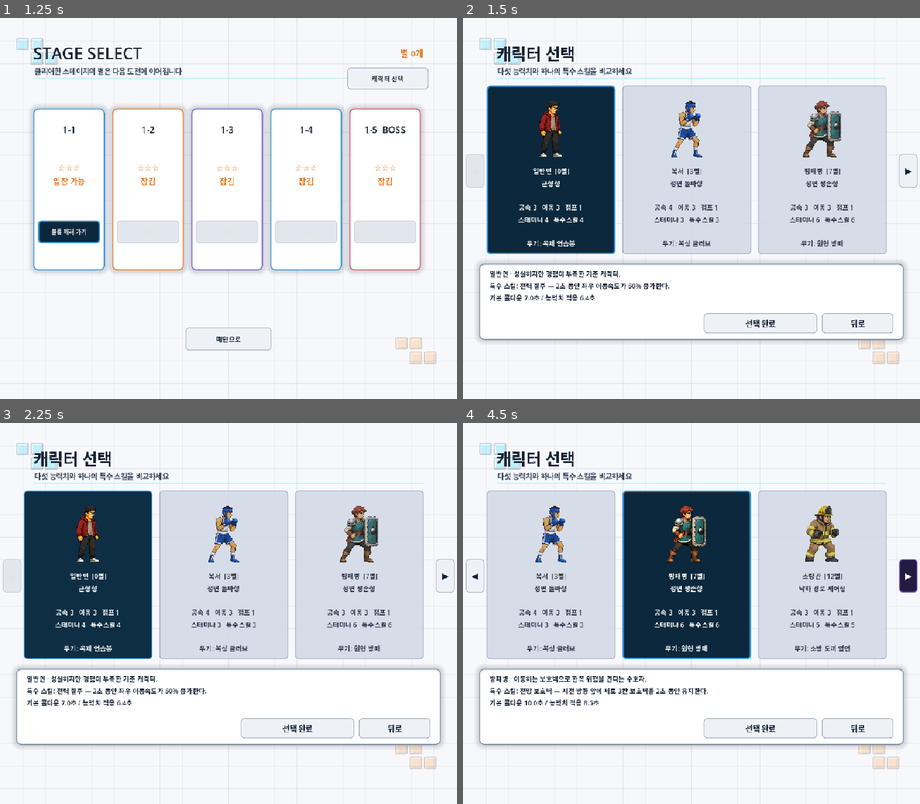
Above: before the commit, frames 1-4 (two rows, left to right).
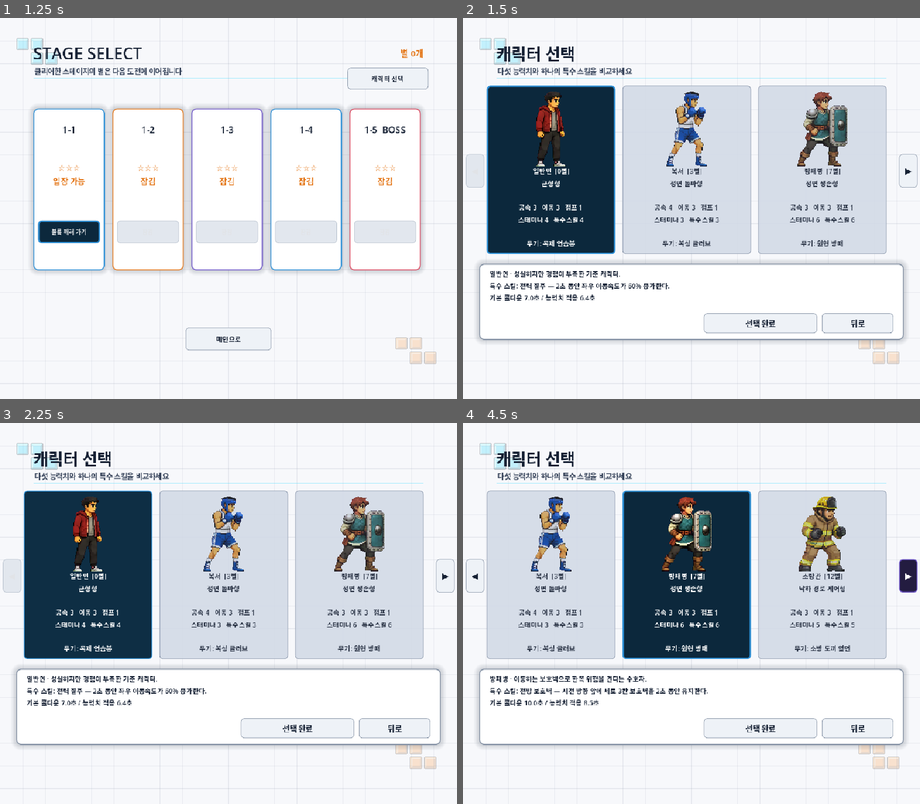
Above: after the commit, the same moments.

Repository: ydev2388/player_tetris
Game: Godot game, scene res://start_screen/scenes/start_screen.tscn
Two runs of this game, one before a commit and one after it. Both use one fixed random seed, a clock stepped at 60 frames per second and the inputs below.
Inputs:
- Up to frame 1 (1.25 s): click "GAME START" at 0.5 s
- Up to frame 2 (1.5 s): click "캐릭터 선택" at 1.25 s
- Up to frame 3 (2.25 s): click "일반인 [0별] 균형형 공속 3 이동 3 점프 1 스…" at 2 s
- Up to frame 4 (4.5 s): click "복서 [3별] 정면 돌파형 공속 4 이동 3 점프 1…" at 2.75 s; click "방패병 [7별] 정면 생존형 공속 3 이동 3 점프 …" at 3.5 s; click "▶" at 4.25 s

Frame 1 is identical in both runs. In frame 2, 2.3% of the frame differs, in the area x 16-85%, y 19-39%; in frame 3, 2.3%; in frame 4, 2.8%, in the area x 14-84%, y 19-39%.

Commit message:
fix: normalize sprite presentation across UI

Diff:
--- a/scripts/character_animation_data.gd
+++ b/scripts/character_animation_data.gd
@@ -15,6 +15,8 @@
 const DEFAULT_CHARACTER_ID: String = "normal"
 const FRAME_SIZE: float = 128.0
 const FRAME_DISPLAY_SIZE: Vector2 = Vector2(FRAME_SIZE, FRAME_SIZE)
+const FRAME_ALPHA_THRESHOLD: float = 0.5
+static var _visible_region_cache: Dictionary = {}
 const VISIBLE_HEIGHTS: Dictionary = {
 	IDLE: 96.0,
 	ATTACK: 96.0,
@@ -219,3 +221,47 @@
 	else:
 		frame_index = mini(frame_index, frames.size() - 1)
 	return frames[frame_index]
+
+
+static func visible_region_for(
+	state: String,
+	elapsed: float,
+	character_id: String = DEFAULT_CHARACTER_ID
+) -> Rect2:
+	var frame_region: Rect2 = region_for(state, elapsed, character_id)
+	var texture: Texture2D = texture_for(state, character_id)
+	var cache_key: String = "%s:%d:%d:%d:%d" % [
+		texture.resource_path,
+		int(frame_region.position.x),
+		int(frame_region.position.y),
+		int(frame_region.size.x),
+		int(frame_region.size.y),
+	]
+	if _visible_region_cache.has(cache_key):
+		return _visible_region_cache[cache_key] as Rect2
+
+	var image: Image = texture.get_image()
+
+	var min_x: int = int(frame_region.size.x)
+	var min_y: int = int(frame_region.size.y)
+	var max_x: int = -1
+	var max_y: int = -1
+	var source_left: int = int(frame_region.position.x)
+	var source_top: int = int(frame_region.position.y)
+	for pixel_y: int in range(int(frame_region.size.y)):
+		for pixel_x: int in range(int(frame_region.size.x)):
+			if image.get_pixel(source_left + pixel_x, source_top + pixel_y).a < FRAME_ALPHA_THRESHOLD:
+				continue
+			min_x = mini(min_x, pixel_x)
+			min_y = mini(min_y, pixel_y)
+			max_x = maxi(max_x, pixel_x)
+			max_y = maxi(max_y, pixel_y)
+
+	var visible_region: Rect2 = frame_region
+	if max_x >= min_x and max_y >= min_y:
+		visible_region = Rect2(
+			frame_region.position + Vector2(float(min_x), float(min_y)),
+			Vector2(float(max_x - min_x + 1), float(max_y - min_y + 1))
+		)
+	_visible_region_cache[cache_key] = visible_region
+	return visible_region
--- a/scripts/game_view.gd
+++ b/scripts/game_view.gd
@@ -92,7 +92,6 @@
 const BOSS_THORN_FRAME_INTERVAL: float = 0.1
 const BOSS_THORN_FRAME_SEQUENCE: Array[int] = [0, 1, 2, 3, 3, 2, 1, 0]
 const HEART_DISPLAY_SIZE: Vector2 = Vector2(16.0, 16.0)
-const CHARACTER_SOURCE_RECT: Rect2 = Rect2(0.0, 0.0, 128.0, 128.0) # idle 0 frame.
 
 # main.tscn의 자식 노드 참조. C++에서 scene dependency를 pointer로 캐시한 것과 같다.
 @onready var controller: MainGameController = $GameController # 표시할 게임 상태의 소유자.
@@ -653,11 +652,28 @@
 ## 순서: atlas의 초상 영역을 destination rect에 draw → 그 위에 캐릭터 제목 draw_string.
 ## 결과: 게임 상태와 무관한 캐릭터 식별 카드가 표시된다.
 func _draw_character_card() -> void:
-	var portrait_rect: Rect2 = Rect2(Vector2(696.0, 520.0), Vector2(108.0, 196.0))
+	var source_region: Rect2 = MainCharacterAnimationData.visible_region_for(
+		MainCharacterAnimationData.IDLE,
+		0.0,
+		character.character_id
+	)
+	var portrait_bounds: Rect2 = Rect2(Vector2(690.0, 552.0), Vector2(120.0, 164.0))
+	var portrait_scale: float = minf(
+		portrait_bounds.size.x / source_region.size.x,
+		portrait_bounds.size.y / source_region.size.y
+	)
+	var portrait_size: Vector2 = source_region.size * portrait_scale
+	var portrait_rect: Rect2 = Rect2(
+		Vector2(
+			portrait_bounds.position.x + (portrait_bounds.size.x - portrait_size.x) * 0.5,
+			portrait_bounds.end.y - portrait_size.y
+		),
+		portrait_size
+	)
 	draw_texture_rect_region(
 		MainCharacterAnimationData.texture_for(MainCharacterAnimationData.IDLE, character.character_id),
 		portrait_rect,
-		CHARACTER_SOURCE_RECT
+		source_region
 	)
 	draw_string(
 		_system_font,
--- a/start_screen/scripts/start_screen.gd
+++ b/start_screen/scripts/start_screen.gd
@@ -1579,7 +1579,11 @@
 			MainCharacterAnimationData.IDLE,
 			character_id
 		)
-		portrait_texture.region = PORTRAIT_SOURCE
+		portrait_texture.region = MainCharacterAnimationData.visible_region_for(
+			MainCharacterAnimationData.IDLE,
+			0.0,
+			character_id
+		)
 		var portrait := TextureRect.new()
 		portrait.position = Vector2(47.0, 12.0)
 		portrait.size = Vector2(176.0, 158.0)
--- a/start_screen/scripts/tutorial_canvas.gd
+++ b/start_screen/scripts/tutorial_canvas.gd
@@ -873,7 +873,7 @@
 	rotation_radians: float = 0.0
 ) -> void:
 	var texture: Texture2D = ANIMATION_DATA.texture_for(state) # state가 선택한 sprite atlas.
-	var source_region: Rect2 = ANIMATION_DATA.region_for(state, elapsed) # elapsed에 해당하는 source frame.
+	var source_region: Rect2 = ANIMATION_DATA.visible_region_for(state, elapsed) # elapsed에 해당하는 source frame.
 	var source_aspect: float = source_region.size.x / source_region.size.y # 찌그러짐 방지 비율.
 	var target_size: Vector2 = bounds.size # aspect-fit 계산으로 줄어들 destination 크기.
 	if target_size.x / target_size.y > source_aspect:
--- a/tests/main_game_test.gd
+++ b/tests/main_game_test.gd
@@ -14,6 +14,15 @@
 const CLOCK_GEAR_VFX: Texture2D = preload("res://assets/sprites/effects/clockmaker/clock_gear_ring.png")
 const SHURIKEN_SPIN_VFX: Texture2D = preload("res://assets/sprites/effects/ninja/shuriken_spin.png")
 const SHURIKEN_IMPACT_VFX: Texture2D = preload("res://assets/sprites/effects/ninja/shuriken_impact.png")
+const SPRINT_VFX: Texture2D = preload("res://assets/sprites/effects/normal/sprint_vfx.png")
+const GUARD_BREAK_VFX: Texture2D = preload("res://assets/sprites/effects/boxer/guard_break_impact.png")
+const SHIELD_BARRIER_VFX: Texture2D = preload("res://assets/sprites/effects/shield_guard/shield_barrier.png")
+const HOSE_VFX: Texture2D = preload("res://assets/sprites/effects/firefighter/hose_overlay.png")
+const WATER_PATH_VFX: Texture2D = preload("res://assets/sprites/effects/firefighter/water_path.png")
+const CLEANUP_VFX: Texture2D = preload("res://assets/sprites/effects/cleaner/cleanup_dust.png")
+const PAN_TOSS_UP_VFX: Texture2D = preload("res://assets/sprites/effects/chef/pan_toss_up.png")
+const PAN_TOSS_DOWN_VFX: Texture2D = preload("res://assets/sprites/effects/chef/pan_toss_down.png")
+const PAN_TOSS_FAILURE_VFX: Texture2D = preload("res://assets/sprites/effects/chef/pan_toss_failure.png")
 
 var _checks: int = 0 # 수행한 assertion 총수.
 var _failures: int = 0 # false였던 assertion 수이자 process exit code.
@@ -211,6 +220,7 @@
 			and SHURIKEN_IMPACT_VFX.get_height() == 128,
 		"시계공·닌자 VFX 시트가 지정된 frame 크기와 행 구성을 지킨다."
 	)
+	_test_sprite_atlas_contracts()
 	_test_spawn_side_margin()
 	await _test_release_punch()
 	await _test_beta_specials()
@@ -314,6 +324,101 @@
 ## 상황: 실제 main scene에서 X press/release와 hitbox 기반 피스 이동을 검증할 때 호출된다.
 ## 순서: scene 생성/정지 → 맞는 위치의 hit → 빗나가는 위치의 miss → audio/node 정리.
 ## 결과: release 전에는 움직이지 않고 release 판정 창에서만 피스가 이동한다는 계약을 검사한다.
+func _test_sprite_atlas_contracts() -> void:
+	var profiles_match_selection: bool = ANIMATION_DATA.PROFILES.size() == CHARACTER_DATA.CHARACTER_ORDER.size()
+	var character_frames_valid: bool = true
+	for character_id: String in CHARACTER_DATA.CHARACTER_ORDER:
+		profiles_match_selection = profiles_match_selection and ANIMATION_DATA.has_character(character_id)
+		var texture: Texture2D = ANIMATION_DATA.texture_for(ANIMATION_DATA.IDLE, character_id)
+		var image: Image = texture.get_image()
+		character_frames_valid = (
+			character_frames_valid
+			and texture.get_width() == 1024
+			and texture.get_height() == 768
+		)
+		for state: String in ANIMATION_DATA.REGIONS:
+			var frames: Array = ANIMATION_DATA.REGIONS[state]
+			for frame_index: int in range(frames.size()):
+				var frame_region: Rect2 = frames[frame_index] as Rect2
+				var elapsed: float = (
+					float(frame_index) * float(ANIMATION_DATA.FRAME_DURATIONS[state])
+					+ 0.001
+				)
+				var visible_region: Rect2 = ANIMATION_DATA.visible_region_for(
+					state,
+					elapsed,
+					character_id
+				)
+				character_frames_valid = (
+					character_frames_valid
+					and visible_region.size.x > 0.0
+					and visible_region.size.y > 0.0
+					and frame_region.encloses(visible_region)
+					and _image_region_has_alpha(image, visible_region)
+				)
+
+	_expect(
+		profiles_match_selection,
+		"캐릭터 선택 목록과 animation profile 목록이 정확히 일치한다."
+	)
+	_expect(
+		character_frames_valid,
+		"모든 캐릭터 atlas의 사용 frame이 규격 안에 있고 불투명 픽셀을 가진다."
+	)
+
+	var effect_specs: Array = [
+		[SPRINT_VFX, Vector2i(128, 128), 8, 1],
+		[GUARD_BREAK_VFX, Vector2i(64, 64), 4, 1],
+		[SHIELD_BARRIER_VFX, Vector2i(48, 144), 6, 1],
+		[HOSE_VFX, Vector2i(192, 64), 4, 1],
+		[WATER_PATH_VFX, Vector2i(48, 48), 4, 1],
+		[CLEANUP_VFX, Vector2i(144, 48), 6, 1],
+		[PAN_TOSS_UP_VFX, Vector2i(96, 96), 4, 1],
+		[PAN_TOSS_DOWN_VFX, Vector2i(96, 96), 4, 1],
+		[PAN_TOSS_FAILURE_VFX, Vector2i(48, 48), 3, 1],
+		[CLOCK_GEAR_VFX, Vector2i(128, 128), 4, 1],
+		[CLOCK_WAVE_VFX, Vector2i(192, 192), 6, 1],
+		[SHURIKEN_SPIN_VFX, Vector2i(32, 32), 4, 1],
+		[SHURIKEN_IMPACT_VFX, Vector2i(64, 64), 4, 2],
+	]
+	var effect_frames_valid: bool = true
+	for spec: Array in effect_specs:
+		var texture: Texture2D = spec[0] as Texture2D
+		var frame_size: Vector2i = spec[1] as Vector2i
+		var columns: int = spec[2] as int
+		var rows: int = spec[3] as int
+		var image: Image = texture.get_image()
+		var current_effect_valid: bool = (
+			texture.get_width() == frame_size.x * columns
+			and texture.get_height() == frame_size.y * rows
+		)
+		var current_effect_has_alpha: bool = false
+		for row: int in range(rows):
+			for column: int in range(columns):
+				var frame_region: Rect2 = Rect2(
+					Vector2(float(column * frame_size.x), float(row * frame_size.y)),
+					Vector2(frame_size)
+				)
+				current_effect_has_alpha = (
+					current_effect_has_alpha
+					or _image_region_has_alpha(image, frame_region)
+				)
+		current_effect_valid = current_effect_valid and current_effect_has_alpha
+		effect_frames_valid = effect_frames_valid and current_effect_valid
+	_expect(
+		effect_frames_valid,
+		"모든 캐릭터 특수효과 시트의 크기·행·열과 불투명 픽셀이 사용 규격과 일치한다."
+	)
+
+
+func _image_region_has_alpha(image: Image, region: Rect2) -> bool:
+	for pixel_y: int in range(int(region.position.y), int(region.end.y)):
+		for pixel_x: int in range(int(region.position.x), int(region.end.x)):
+			if image.get_pixel(pixel_x, pixel_y).a >= ANIMATION_DATA.FRAME_ALPHA_THRESHOLD:
+				return true
+	return false
+
+
 func _test_release_punch() -> void:
 	var scene: MainGameView = GAME_SCENE.instantiate() # 테스트가 소유해 마지막에 free할 실제 scene 인스턴스.
 	root.add_child(scene)
